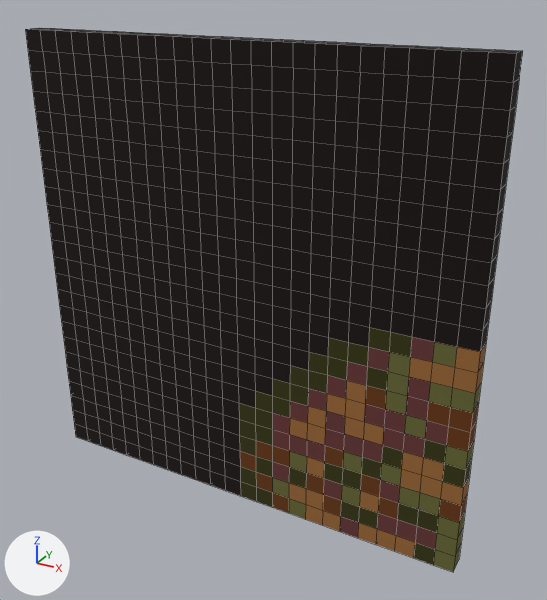
Two versions of the OBJ model WindingTale2/Assets/Resources/Shapes/Shapes_23/Shape_23_181.obj, one commit apart.
One viewpoint serves both versions: a 50 mm camera at (1.81, -3.01, 1.48) aimed at (0.14, 0.01, -0.03). Arrows for +X, +Y and +Z are at lower left; the lights stay in place. The picture after the commit comes second. Mesh edges are drawn as thin lines. Where no turn or scale is listed for an object, it has been applied to the vertices. Vertices at exactly the same position are counted once.

In view in the first picture: 'Shape_23_181'.
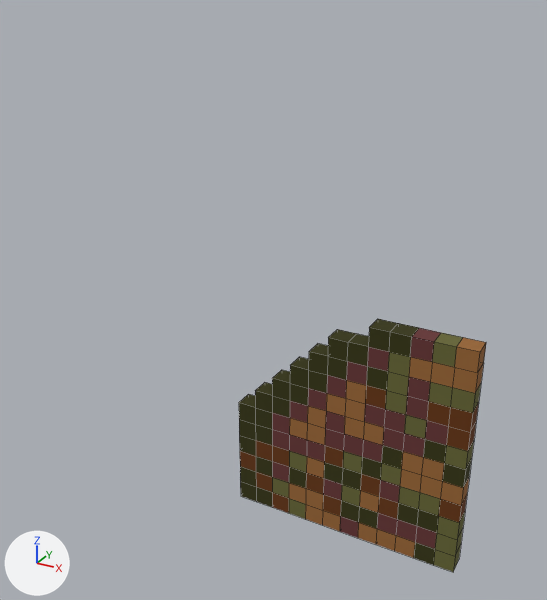
Changed parts and their boxes [x1, y1, x2, y2] in the pictures (547 x 600 px):
'Shape_23_181', reshaped (50% narrower, 53% shorter)
    before: [25, 28, 523, 572]
    after: [239, 319, 486, 572]
part 1 of me_shape_23_181, deleted
    before: [25, 28, 523, 496]

What the commit changed:
me_shape_23_181 is used by ob_shape_23_181; location (0.0, 0.0, 0.0).
me_shape_23_181 had 1250 vertices, 1248 faces and spanned x -1.2..1.2, y -0.1..0.0, z -1.2..1.2.
me_shape_23_181 now has 294 vertices, 292 faces and spans x 0.0..1.2, y -0.1..0.0, z -1.2..0.0.
me_shape_23_181 part 1: 956 vertices removed from x -1.2..1.2, y -0.1..0.0, z -1.2..1.2.
